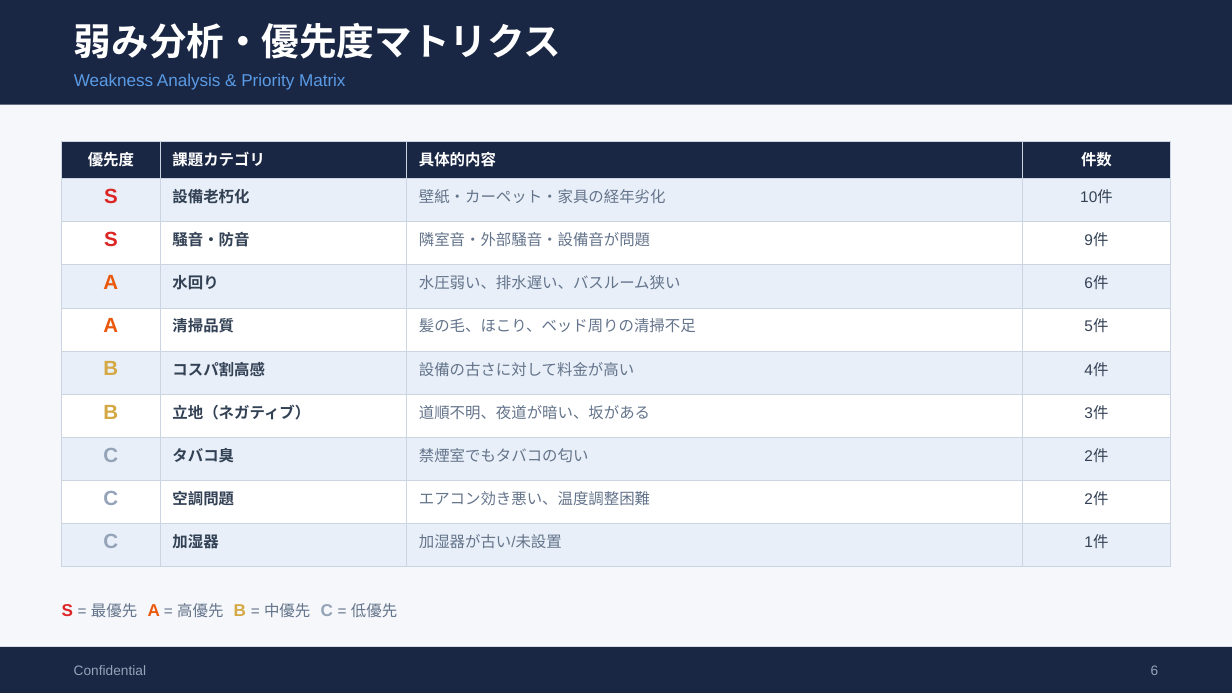
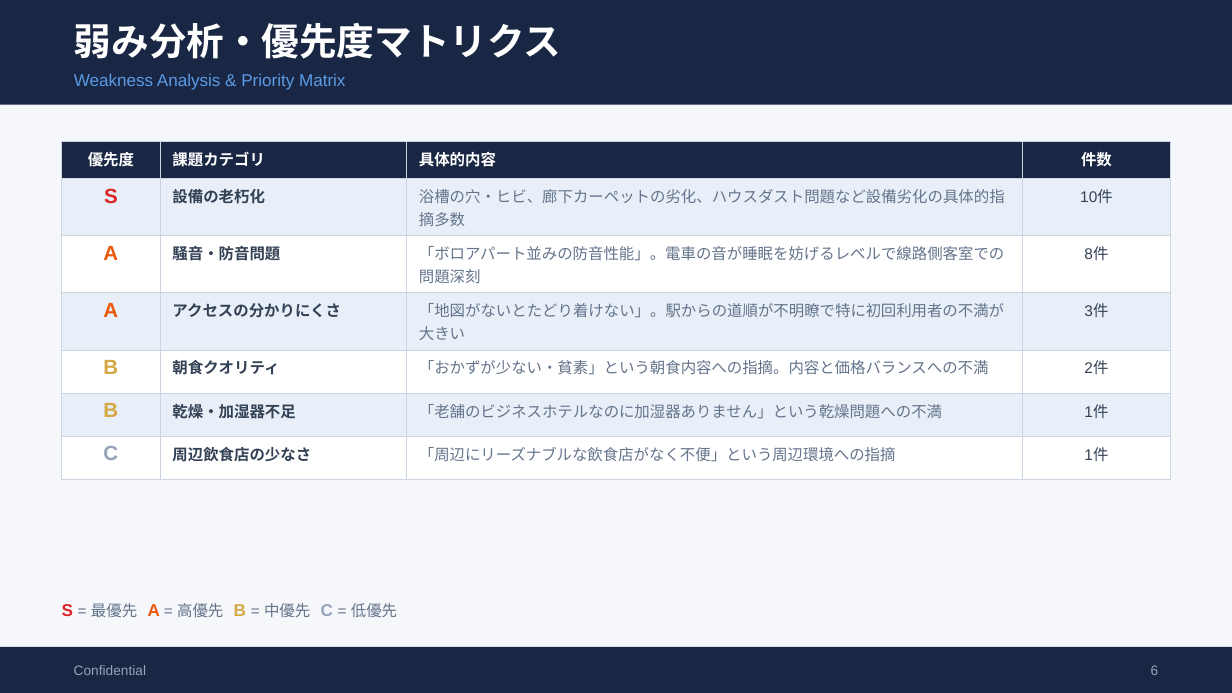
Before and after one commit to TAKAHASHIMITSUGU329/primechange-portal, a slide deck: slide 6 of 納品レポート/ホテル別レポート/チサンホテル浜松町_口コミ分析レポート.pptx. Drawn at 1232x693 pixels with LibreOffice and Linux fonts; fonts in the diff are those of the drawing. Boxes give left, top, right and bottom in pixels: in the first picture for what was removed or moved away, otherwise in the second. Text is boxed around its words. In the diff, an @@ line names an element or a change of style, - is before the commit and + after.

```diff
--- a/納品レポート/ホテル別レポート/チサンホテル浜松町_口コミ分析レポート.pptx
+++ b/納品レポート/ホテル別レポート/チサンホテル浜松町_口コミ分析レポート.pptx
@@ table at [62,142,1170,466] @@
-row 2: S | 設備老朽化 | 壁紙・カーペット・家具の経年劣化 | 10件
-row 3: S | 騒音・防音 | 隣室音・外部騒音・設備音が問題 | 9件
-row 4: A | 水回り | 水圧弱い、排水遅い、バスルーム狭い | 6件
-row 5: A | 清掃品質 | 髪の毛、ほこり、ベッド周りの清掃不足 | 5件
-row 6: B | コスパ割高感 | 設備の古さに対して料金が高い | 4件
-row 7: B | 立地（ネガティブ） | 道順不明、夜道が暗い、坂がある | 3件
-row 8: C | タバコ臭 | 禁煙室でもタバコの匂い | 2件
-row 9: C | 空調問題 | エアコン効き悪い、温度調整困難 | 2件
-row 10: C | 加湿器 | 加湿器が古い/未設置 | 1件
+row 2: S | 設備の老朽化 | 浴槽の穴・ヒビ、廊下カーペットの劣化、ハウスダスト問題など設備劣化の具体的指摘多数 | 10件
+row 3: A | 騒音・防音問題 | 「ボロアパート並みの防音性能」。電車の音が睡眠を妨げるレベルで線路側客室での問題深刻 | 8件
+row 4: A | アクセスの分かりにくさ | 「地図がないとたどり着けない」。駅からの道順が不明瞭で特に初回利用者の不満が大きい | 3件
+row 5: B | 朝食クオリティ | 「おかずが少ない・貧素」という朝食内容への指摘。内容と価格バランスへの不満 | 2件
+row 6: B | 乾燥・加湿器不足 | 「老舗のビジネスホテルなのに加湿器ありません」という乾燥問題への不満 | 1件
+row 7: C | 周辺飲食店の少なさ | 「周辺にリーズナブルな飲食店がなく不便」という周辺環境への指摘 | 1件
```
Also in this commit, not shown: 8 other slides changed, 43 other files.
